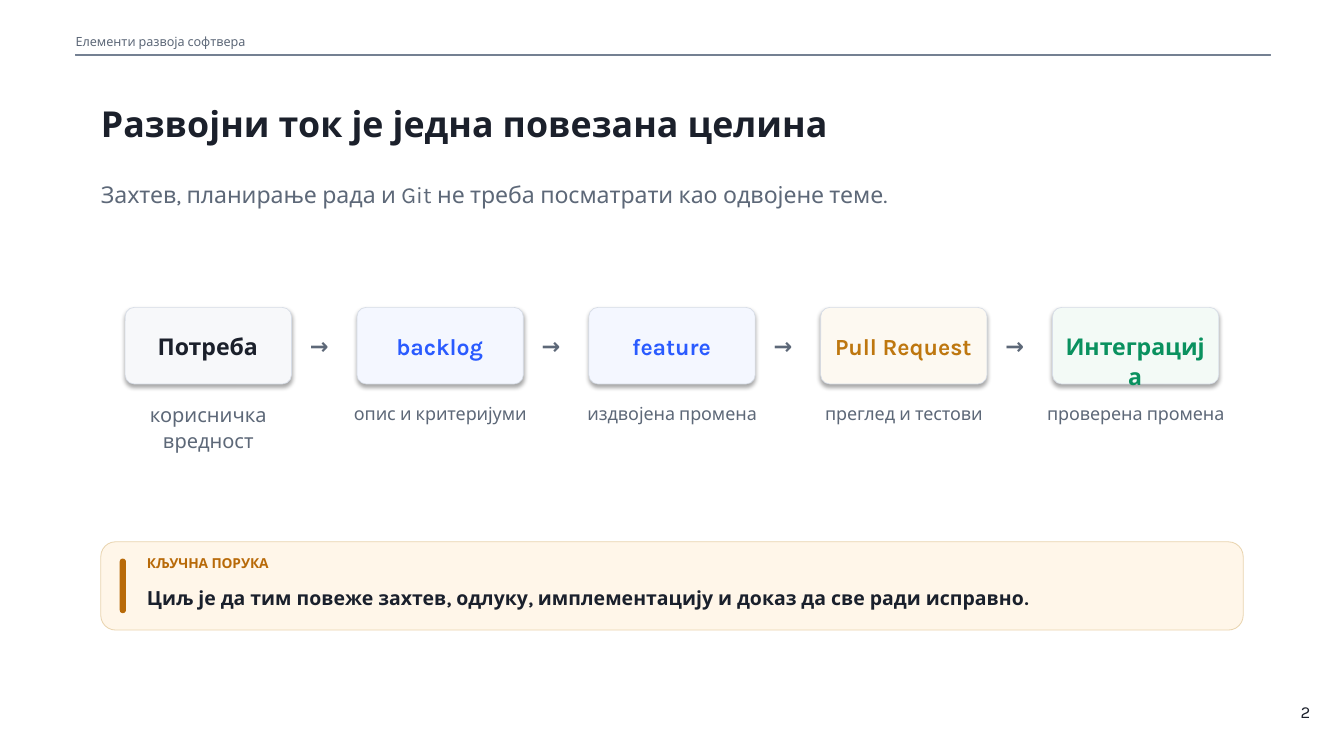
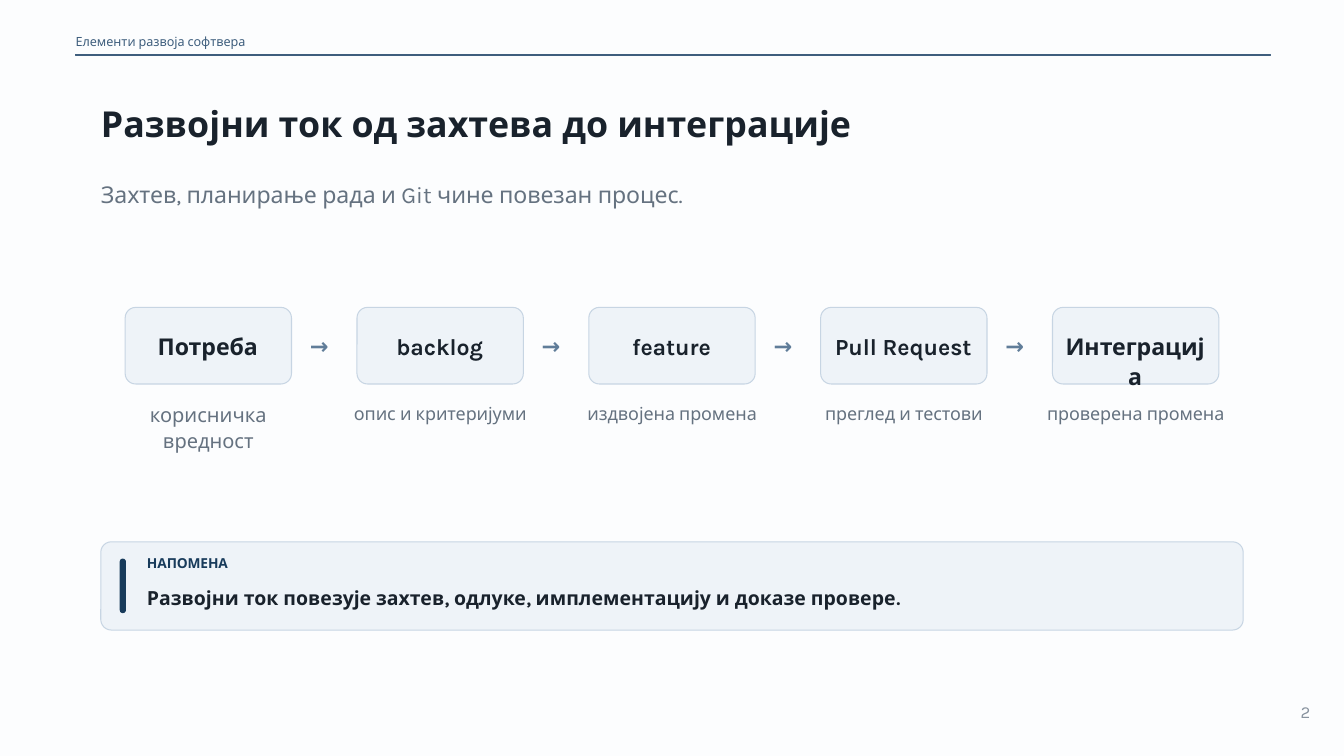
Before and after one commit to owlCoder/ftn-nastavni-materijali, a slide deck: slide 2 of 01 Elementi Razvoja Softvera/02 Prezentacije/PPTX/01_Zahtevi_backlog_i_Git.pptx. Drawn at 1344x756 pixels with LibreOffice and Linux fonts; fonts in the diff are those of the drawing. Boxes give left, top, right and bottom in pixels: in the first picture for what was removed or moved away, otherwise in the second. Text is boxed around its words. In the diff, an @@ line names an element or a change of style, - is before the commit and + after.

Commit message:
Update ERS navy theme and OIB presentation materials

```diff
--- a/01 Elementi Razvoja Softvera/02 Prezentacije/PPTX/01_Zahtevi_backlog_i_Git.pptx
+++ b/01 Elementi Razvoja Softvera/02 Prezentacije/PPTX/01_Zahtevi_backlog_i_Git.pptx
@@ background #FFFFFF to #FCFDFE @@
@@ text "Елементи развоја софтвера" at [76, 36, 246, 49]: text colour #5D6878 to #3E5E7D @@
@@ rectangle at [76, 54, 1270, 55]: fill #748092 to #3E5E7D; outline #748092 0.3 pt to #3E5E7D 0.75 pt @@
@@ text at [101, 110, 851, 146]: text changed; text colour #1B202B to #19222C @@
-Развојни ток је једна повезана целина
+Развојни ток од захтева до интеграције
@@ text at [101, 186, 679, 209]: text changed; text colour #5D6878 to #657280 @@
-Захтев, планирање рада и Git не треба посматрати као одвојене теме.
+Захтев, планирање рада и Git чине повезан процес.
@@ rounded rectangle at [125, 308, 291, 384]: fill #F7F8FA to #EEF3F8; outline #D7DDE7 0.49 pt to #C7D5E3 0.75 pt; proportions changed @@
@@ rounded rectangle at [357, 308, 523, 384]: fill #F4F7FF to #EEF3F8; outline #D7DDE7 0.49 pt to #C7D5E3 0.75 pt; proportions changed @@
@@ rounded rectangle at [589, 308, 755, 384]: fill #F4F7FF to #EEF3F8; outline #D7DDE7 0.49 pt to #C7D5E3 0.75 pt; proportions changed @@
@@ rounded rectangle at [821, 308, 987, 384]: fill #FDF9F1 to #EEF3F8; outline #D7DDE7 0.49 pt to #C7D5E3 0.75 pt; proportions changed @@
@@ rounded rectangle at [1053, 308, 1219, 384]: fill #F3FAF6 to #EEF3F8; outline #D7DDE7 0.49 pt to #C7D5E3 0.75 pt; proportions changed @@
@@ text "backlog" at [396, 339, 483, 361]: text colour #2A5BFF to #19222C @@
@@ text "feature" at [632, 339, 711, 356]: text colour #2A5BFF to #19222C @@
@@ text "Pull Request" at [835, 339, 972, 361]: text colour #BE770F to #19222C @@
@@ text colour #5D6878 to #607D99 in 4 elements at [301, 330, 337, 359], [533, 330, 569, 359], [765, 330, 801, 359], [997, 330, 1032, 359] @@
@@ text "Интеграција" at [1061, 331, 1210, 361]: text colour #0A915F to #19222C @@
@@ rounded rectangle at [101, 542, 1243, 631]: fill #FFF6E9 to #EEF3F8; outline #E9D4AF 0.6 pt to #C7D5E3 0.75 pt; proportions changed @@
@@ rounded rectangle at [120, 559, 126, 613]: fill #B86A09 to #183B5B @@
@@ text at [147, 558, 228, 568]: text changed; text colour #B86A09 to #183B5B @@
-КЉУЧНА ПОРУКА
+НАПОМЕНА
@@ text at [147, 590, 896, 610]: text changed; text colour #1A202C to #19222C @@
-Циљ је да тим повеже захтев, одлуку, имплементацију и доказ да све ради исправно.
+Развојни ток повезује захтев, одлуке, имплементацију и доказе провере.
@@ text "2" at [1301, 707, 1311, 718]: text colour #1B202B to #87929E @@
```
Also in this commit, not shown: 19 other slides changed, 36 other files.
